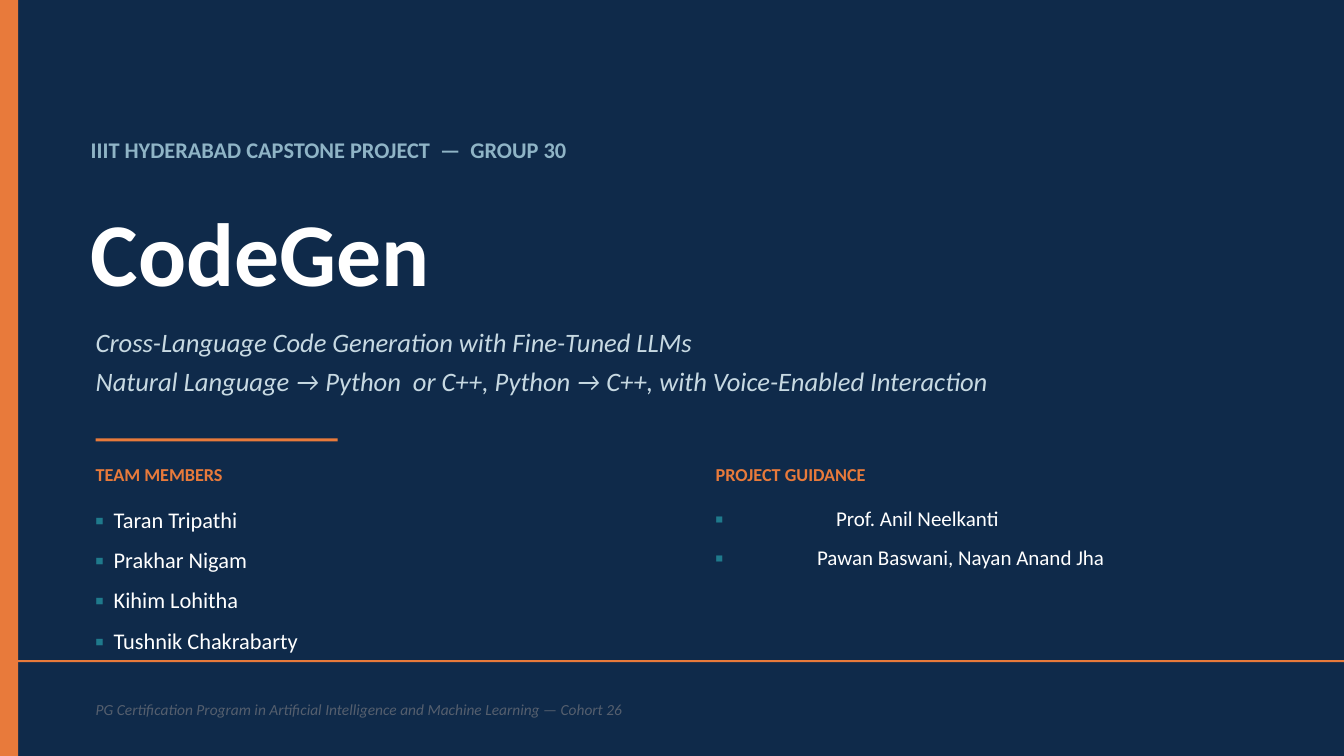
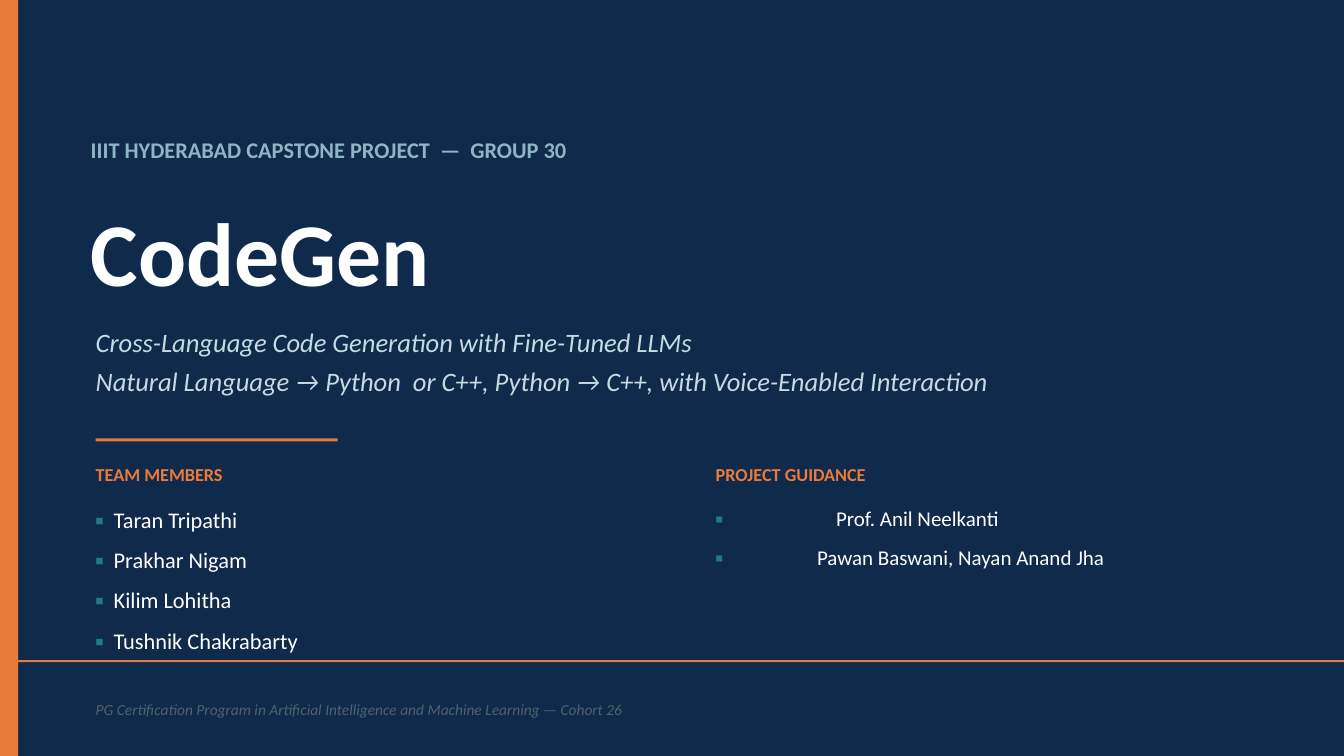
Before and after one commit to nayanjha16/CodeGen-Implementations-May_26, a slide deck: slide 1 of Group-30/Presentation/Group30-CodeGen-Capstone-Presentation.pptx. Drawn at 1344x756 pixels with LibreOffice and Linux fonts; fonts in the diff are those of the drawing. Boxes give left, top, right and bottom in pixels: in the first picture for what was removed or moved away, otherwise in the second. Text is boxed around its words. In the diff, an @@ line names an element or a change of style, - is before the commit and + after.

Commit message:
Add final presentation draft v2

```diff
--- a/Group-30/Presentation/Group30-CodeGen-Capstone-Presentation.pptx
+++ b/Group-30/Presentation/Group30-CodeGen-Capstone-Presentation.pptx
@@ text at bbox=[114, 592, 232, 608]: text changed @@
-▪ Kihim Lohitha
+▪ Kilim Lohitha
```
Also in this commit, not shown: 2 other files.
